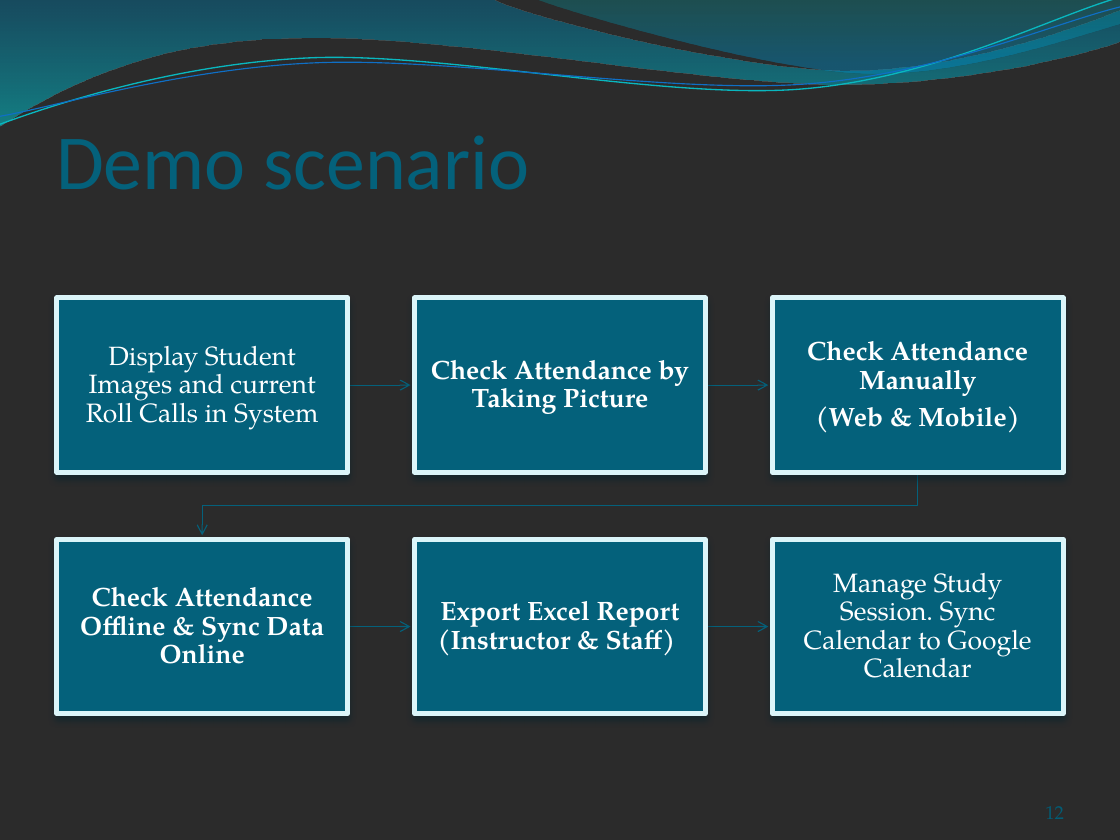
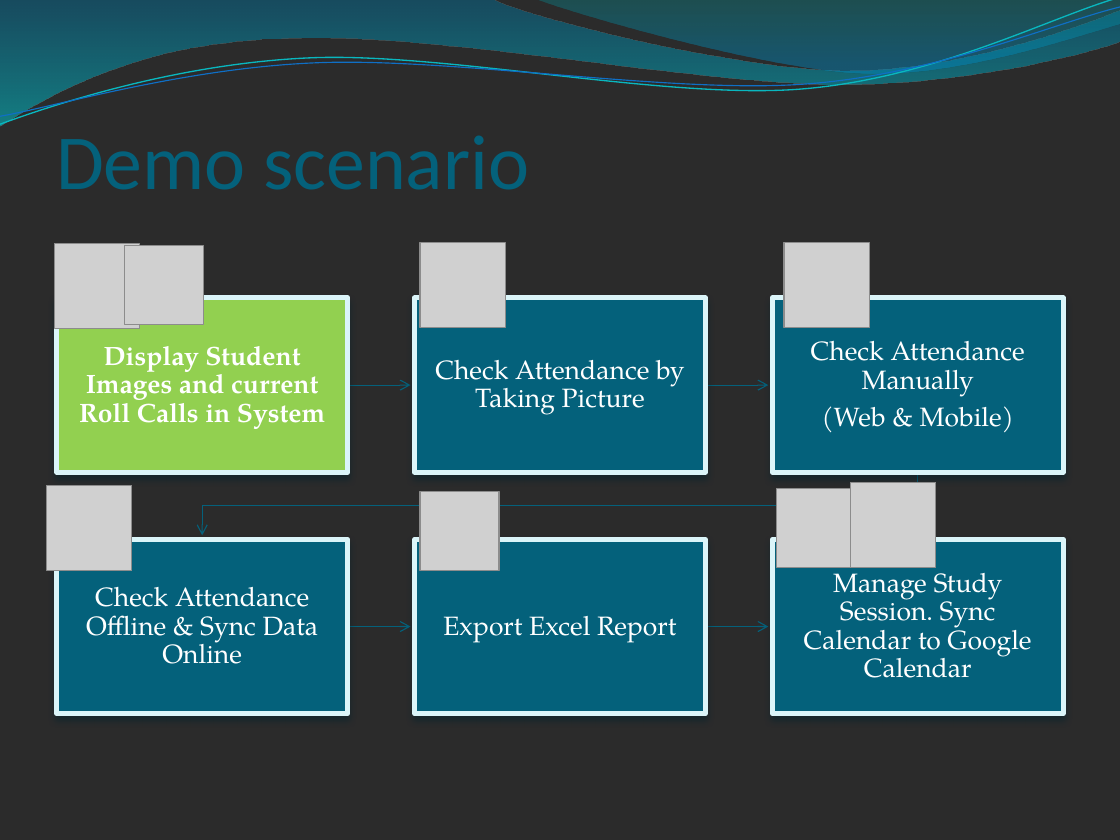
Before and after one commit to conanak99/roll-system-mobile, a slide deck: slide 12 of Document/Slide/Slide thuyet trinh.pptx. Drawn at 1120x840 pixels with LibreOffice and Linux fonts; fonts in the diff are those of the drawing; grey boxes stand for pictures; background and template pictures are left out; a plain dark background stands for a picture behind light text. Boxes give left, top, right and bottom in pixels: in the first picture for what was removed or moved away, otherwise in the second. Text is boxed around its words. In the diff, an @@ line names an element or a change of style, - is before the commit and + after.

```diff
--- a/Document/Slide/Slide thuyet trinh.pptx
+++ b/Document/Slide/Slide thuyet trinh.pptx
@@ picture added at (54, 243, 139, 328) @@
@@ picture added at (124, 245, 204, 325) @@
@@ picture added at (420, 243, 505, 328) @@
@@ picture added at (784, 243, 869, 328) @@
@@ text "Display Student Images and current ..." at (79, 346, 325, 429): bold on @@
@@ rectangle at (57, 298, 348, 473): fill #04617B to #92D050 @@
@@ picture added at (47, 485, 132, 570) @@
@@ picture added at (420, 492, 500, 571) @@
@@ picture added at (777, 488, 857, 568) @@
@@ picture added at (850, 483, 935, 568) @@
@@ bold off in 3 elements at (435, 360, 685, 415), (811, 340, 1025, 433), (86, 587, 319, 664) @@
@@ text at (443, 616, 676, 643): text changed; bold off @@
-Export Excel Report (Instructor & Staff)
+Export Excel Report
@@ page number removed at (971, 778, 1064, 823) @@
-12
```
Also in this commit, not shown: 18 other slides changed, 6 slides added, 4 other files.
